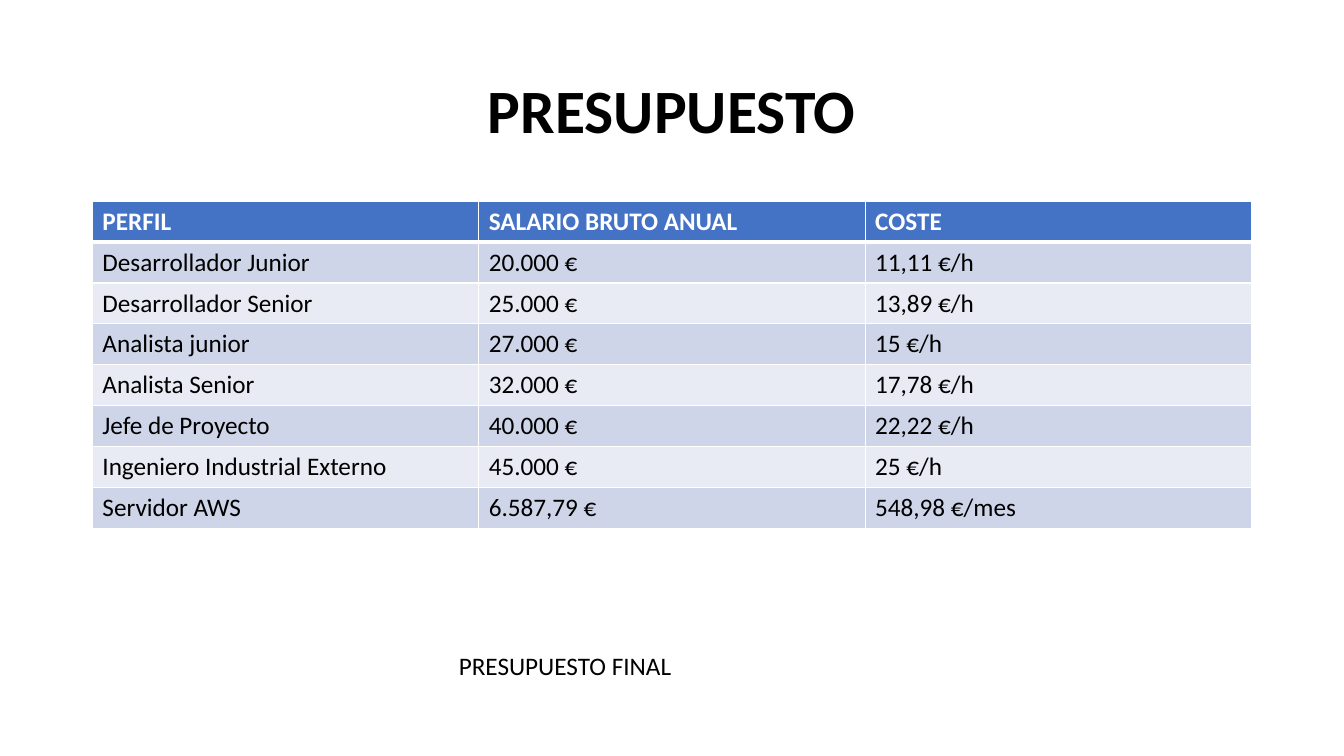
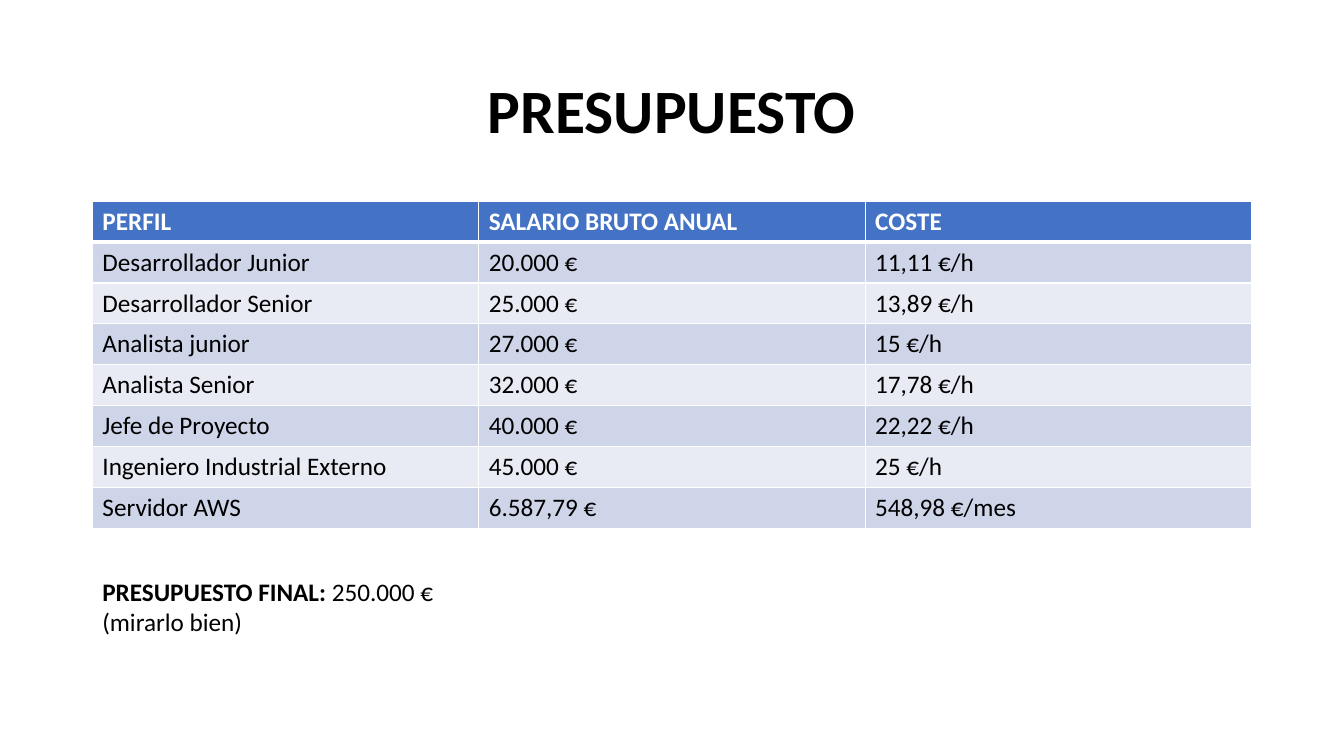
Before and after one commit to AlbertoGCID/XPED, a slide deck: slide 14 of CSMAG.pptx. Drawn at 1344x756 pixels with LibreOffice and Linux fonts; fonts in the diff are those of the drawing. Boxes give left, top, right and bottom in pixels: in the first picture for what was removed or moved away, otherwise in the second. Text is boxed around its words. In the diff, an @@ line names an element or a change of style, - is before the commit and + after.

```diff
--- a/CSMAG.pptx
+++ b/CSMAG.pptx
@@ text at (102, 584, 415, 635): text changed @@
-PRESUPUESTO FINAL
+PRESUPUESTO FINAL: 250.000 € (mirarlo bien)
```
Also in this commit, not shown: 4 other slides changed.
